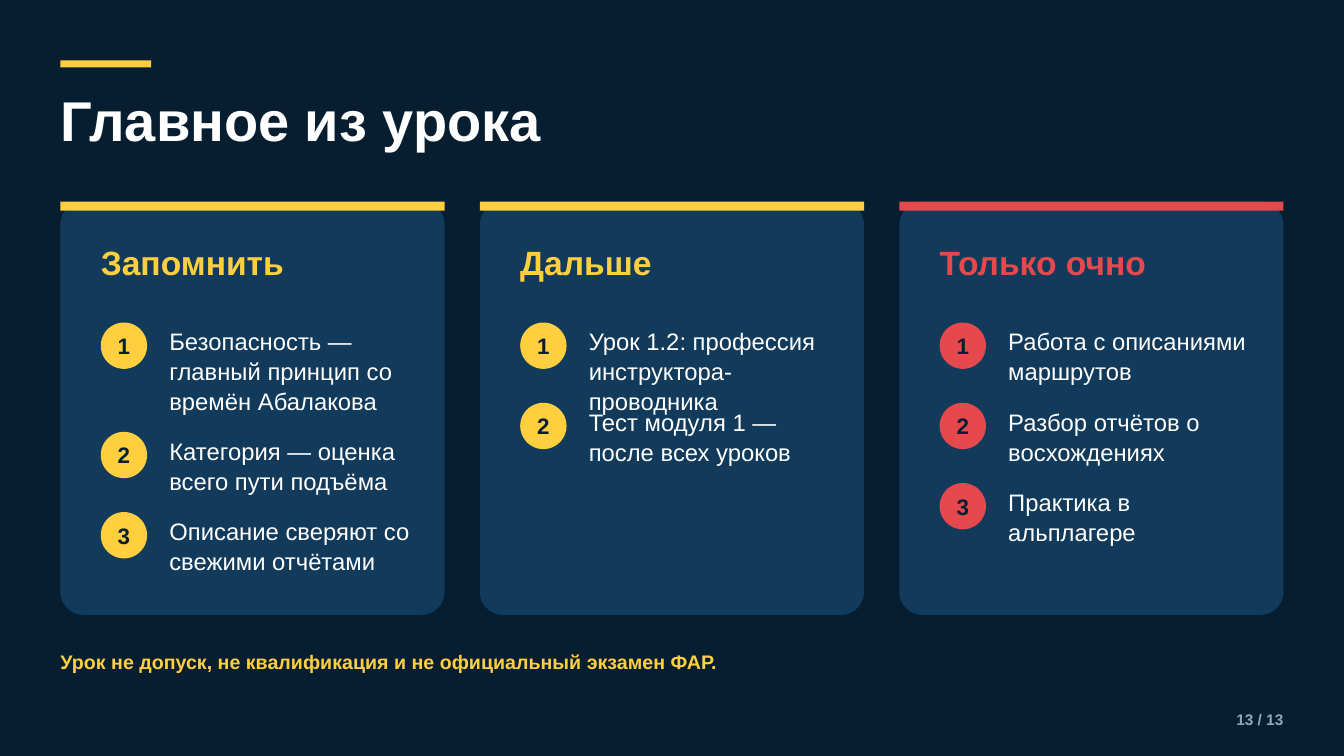
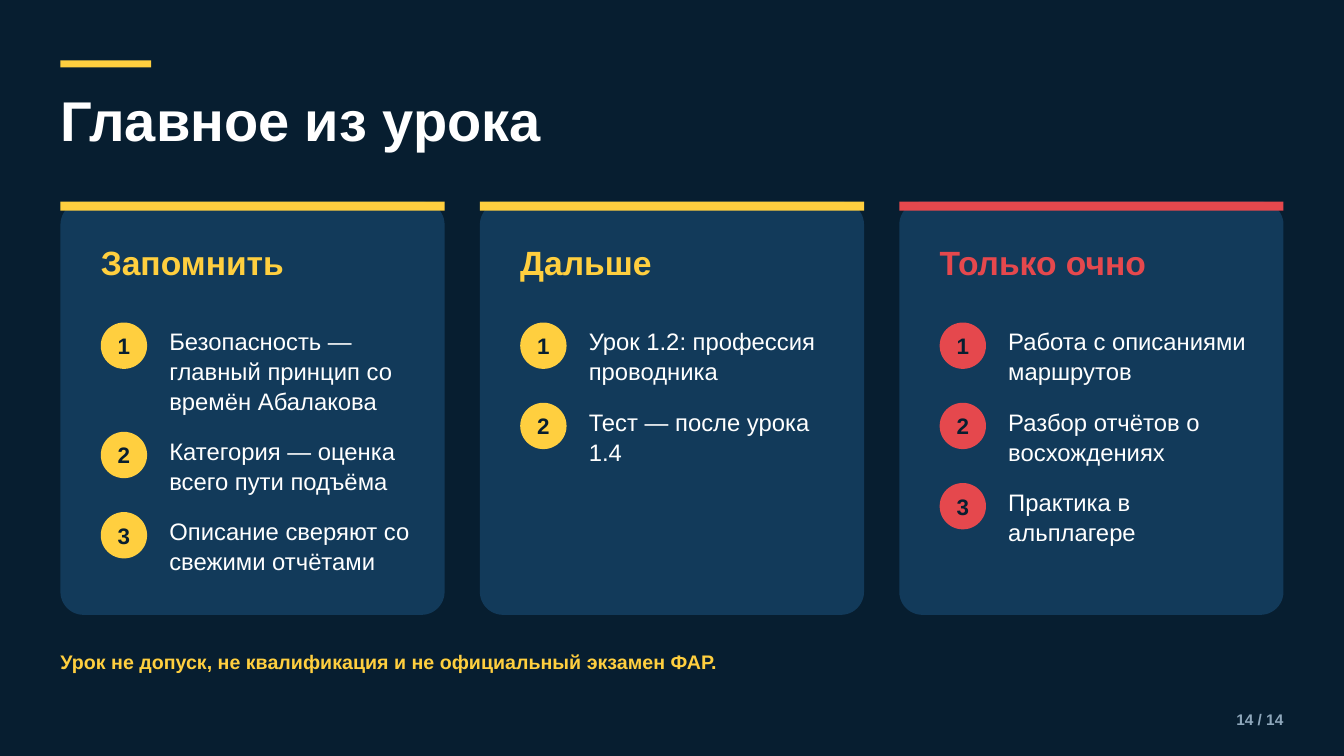
Before and after one commit to kirill54/far-education, a slide deck: slide 14 of presentations/lessons/M01-1_istoriya-i-sistema.pptx (slide 13 before the commit). Drawn at 1344x756 pixels with LibreOffice and Linux fonts; fonts in the diff are those of the drawing. Boxes give left, top, right and bottom in pixels: in the first picture for what was removed or moved away, otherwise in the second. Text is boxed around its words. In the diff, an @@ line names an element or a change of style, - is before the commit and + after.

```diff
--- a/presentations/lessons/M01-1_istoriya-i-sistema.pptx
+++ b/presentations/lessons/M01-1_istoriya-i-sistema.pptx
@@ text at (589,332,815,385): text changed @@
-Урок 1.2: профессия инструктора-проводника
+Урок 1.2: профессия проводника
@@ text at (589,414,809,461): text changed @@
-Тест модуля 1 — после всех уроков
+Тест — после урока 1.4
@@ text at (1236,714,1283,725): text changed @@
-13 / 13
+14 / 14
```
Also in this commit, not shown: 11 other slides changed, 1 slide added, 10 other files.
